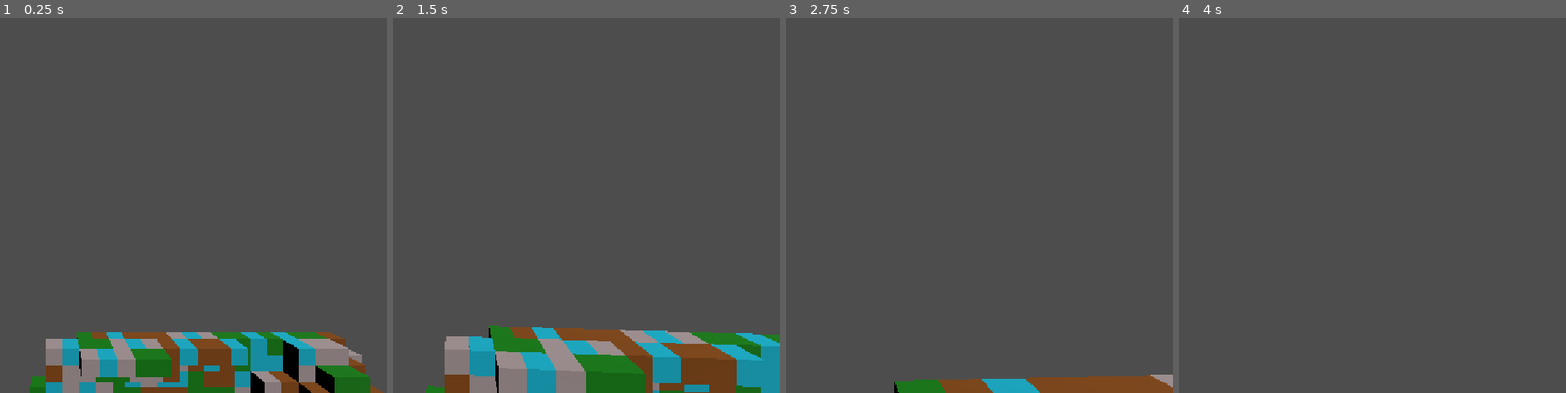
Above: before the commit, frames 1-4 (left to right).
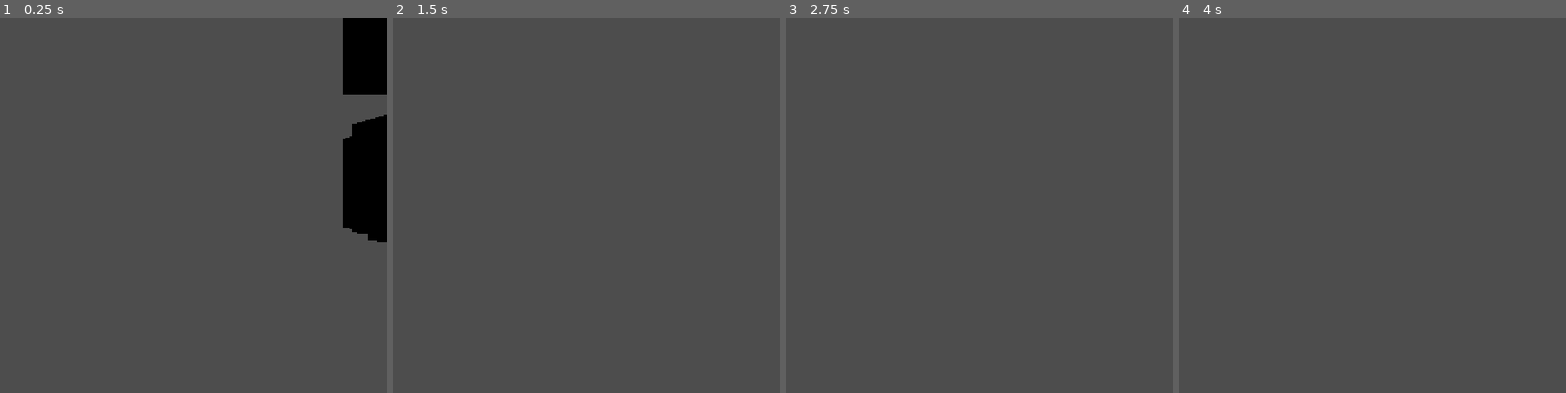
Above: after the commit, the same moments.

Repository: molnara/VoxelSandbox
Game: Godot game, scene res://world.tscn
Two runs of this game, one before a commit and one after it. Both use one fixed random seed, a clock stepped at 60 frames per second and the inputs below.
Inputs (mouse positions are in pixels of both pictures, inside the frame that each line leads up to):
- Up to frame 1 (0.25 s): no input
- Up to frame 2 (1.5 s): tap Enter (ui_accept) at 0.5, 0.77 s; move the mouse to (482, 205) at 0.52 s; hold Up (ui_up) from 0.53 s (still down); tap F (flying) at 0.6, 1.35 s; move the mouse to (412, 205) at 1.27 s
- Up to frame 3 (2.75 s): keep holding Up (ui_up); tap Enter (ui_accept) at 1.52 s; move the mouse to (855, 198) at 2.02 s; tap F (flying) at 2.1 s
- Up to frame 4 (4 s): keep holding Up (ui_up); move the mouse to (1225, 213) at 2.77 s; tap F (flying) at 2.85, 3.6 s; tap Enter (ui_accept) at 3.02, 3.5, 3.77 s; move the mouse to (1283, 209) at 3.52 s

The runs differ from the first frame. In frame 1, 19% of the frame differs, in the area x 7-100%, y 0-100%; in frame 2, 14%; in frame 3, 2.9%; in frame 4, nothing differs.

Commit message:
Optimize voxel terrain using an ArrayMesh https://www.youtube.com/watch?v=Pfqfr3zFyKI

Diff:
--- /dev/null
+++ b/mesh_instance_3d.gd
@@ -0,0 +1,95 @@
+extends MeshInstance3D
+
+@export var mat: Material
+
+@onready var collision_shape = $StaticBody3D/CollisionShape3D
+
+var surface_array: Array = []
+var vertices = PackedVector3Array()
+var normals = PackedVector3Array()
+var colors = PackedColorArray()
+
+var cube_vertices: Array[Vector3] = [
+	Vector3(-0.5, -0.5, 0.5),
+	Vector3(0.5, -0.5, 0.5),
+	Vector3(0.5, -0.5, -0.5),
+	Vector3(-0.5, -0.5, -0.5),
+	Vector3(-0.5, 0.5, 0.5),
+	Vector3(0.5, 0.5, 0.5),
+	Vector3(0.5, 0.5, -0.5),
+	Vector3(-0.5, 0.5, -0.5)
+]
+
+enum Face{BOTTOM, FRONT, RIGHT, TOP, LEFT, BACK}
+
+var face_indices: Dictionary[Face, Array] = {
+	Face.FRONT: [[0, 4, 5],[0, 5, 1]],
+	Face.BACK: [[2, 7, 3],[2, 6, 7]],
+	Face.LEFT: [[3, 7, 4],[3, 4, 0]],
+	Face.RIGHT: [[1, 5, 6],[1, 6, 2]],
+	Face.BOTTOM: [[0, 1, 2],[0, 2, 3]],
+	Face.TOP: [[4, 7, 6],[4, 6, 5]]
+}
+
+var face_normals: Dictionary[Face, Vector3] = {
+	Face.FRONT: Vector3(0, 0, 1),
+	Face.BACK: Vector3(0, 0, -1),
+	Face.LEFT: Vector3(-1, 0, 0),
+	Face.RIGHT: Vector3(1, 0, 0),
+	Face.BOTTOM: Vector3(0, -1, 0),
+	Face.TOP: Vector3(0, 1, 0)
+}
+
+# Used for debugging purposes, to visualize the faces of the mesh with different colors
+var face_colors: Dictionary[Face, Color] = {
+	Face.BOTTOM: Color.RED,
+	Face.FRONT: Color.ORANGE,
+	Face.RIGHT: Color.YELLOW,
+	Face.TOP: Color.GREEN,
+	Face.LEFT: Color.BLUE,
+	Face.BACK: Color.PURPLE
+}
+
+func _ready() -> void:
+	surface_array.resize(Mesh.ARRAY_MAX)
+
+func generate_mesh(data: Dictionary[Vector3, Color]) -> void:
+	for pos in data:
+		var color = data[pos]
+		if not has_neighbour(data, Face.FRONT, pos):
+			add_face(Face.FRONT, pos, color)
+		if not has_neighbour(data, Face.BACK, pos):
+			add_face(Face.BACK, pos, color)
+		if not has_neighbour(data, Face.LEFT, pos):
+			add_face(Face.LEFT, pos, color)
+		if not has_neighbour(data, Face.RIGHT, pos):
+			add_face(Face.RIGHT, pos, color)
+		if not has_neighbour(data, Face.TOP, pos):
+			add_face(Face.TOP, pos, color)
+		if not has_neighbour(data, Face.BOTTOM, pos):
+			add_face(Face.BOTTOM, pos, color)
+
+	commit_mesh()
+
+func has_neighbour(data: Dictionary[Vector3, Color], face: Face, pos: Vector3) -> bool:
+	var neighbour_pos = pos + face_normals[face]
+	if data.has(neighbour_pos): return true
+	return false
+
+func add_face(face: Face, pos: Vector3, color: Color) -> void:
+		var indices = face_indices[face]
+		for triangle in indices:
+			for index in triangle:
+				vertices.append(cube_vertices[index] + pos)
+				normals.append(face_normals[face])
+				colors.append(color)
+
+func commit_mesh() -> void:
+	surface_array[Mesh.ARRAY_VERTEX] = vertices
+	surface_array[Mesh.ARRAY_NORMAL] = normals
+	surface_array[Mesh.ARRAY_COLOR] = colors
+
+	mesh.add_surface_from_arrays(Mesh.PRIMITIVE_TRIANGLES, surface_array)
+	mesh.surface_set_material(0, mat)
+
+	collision_shape.shape = mesh.create_trimesh_shape()
--- a/world.gd
+++ b/world.gd
@@ -4,10 +4,10 @@
 @export_range(-1, 1) var cut_off: float = 0.5
 @export var colors: Array[Color]
 
-@onready var multi_mesh_instance: MultiMeshInstance3D = $MultiMeshInstance3D
+@onready var mesh_instance: MeshInstance3D = $MeshInstance3D
 
 var cubes: int = 0
-var data: Array[Vector3] = []
+var data: Dictionary[Vector3, Color] = {}
 
 func _ready() -> void:
 	Performance.add_custom_monitor("game/cubes", func(): return cubes)
@@ -22,13 +22,11 @@
 			for y in range(world_size.y):
 				var random = random_generator.get_noise_3d(x, y, z)
 				if random > cut_off:
-					data.append(Vector3(x, y, z))
+					data[Vector3(x, y, z)] = colors[y % colors.size()]
 
-	multi_mesh_instance.multimesh.instance_count = data.size()
 	cubes = data.size()
-	for i in range(multi_mesh_instance.multimesh.instance_count):
-		multi_mesh_instance.multimesh.set_instance_transform(i, Transform3D(Basis(), data[i]))
-		multi_mesh_instance.multimesh.set_instance_color(i, colors[randf() * colors.size()])
+
+	mesh_instance.generate_mesh(data)
 
 	var end_time = Time.get_ticks_usec()
 	var gen_time = (end_time - start_time) / 1000000.0
--- a/world.tscn
+++ b/world.tscn
@@ -2,20 +2,12 @@
 
 [ext_resource type="Script" uid="uid://ddm8yrrlhhppi" path="res://world.gd" id="1_f3sb7"]
 [ext_resource type="PackedScene" uid="uid://m7luxbbbfxfi" path="res://player.tscn" id="2_fj7yv"]
+[ext_resource type="Script" uid="uid://c7feilw7ywv3e" path="res://mesh_instance_3d.gd" id="3_tlwt5"]
 
-[sub_resource type="StandardMaterial3D" id="StandardMaterial3D_giaiw"]
-albedo_color = Color(0.14117648, 0.93333334, 0.18039216, 1)
+[sub_resource type="ArrayMesh" id="ArrayMesh_giaiw"]
 
-[sub_resource type="StandardMaterial3D" id="StandardMaterial3D_0ka8l"]
+[sub_resource type="StandardMaterial3D" id="StandardMaterial3D_tlwt5"]
 vertex_color_use_as_albedo = true
-
-[sub_resource type="BoxMesh" id="BoxMesh_vjk3b"]
-material = SubResource("StandardMaterial3D_0ka8l")
-
-[sub_resource type="MultiMesh" id="MultiMesh_giaiw"]
-transform_format = 1
-use_colors = true
-mesh = SubResource("BoxMesh_vjk3b")
 
 [node name="World" type="Node3D" unique_id=756835798]
 script = ExtResource("1_f3sb7")
@@ -23,18 +15,17 @@
 cut_off = 0.30000000000000004
 colors = Array[Color]([Color(0, 0.5176471, 0, 1), Color(0.6806449, 0.61666536, 0.6171363, 1), Color(0, 0.7294118, 0.8392157, 1), Color(0.5415435, 0.28871372, 0, 1)])
 
-[node name="DefaultCube" type="CSGBox3D" parent="." unique_id=1696944020]
-use_collision = true
-material = SubResource("StandardMaterial3D_giaiw")
-
-[node name="Camera3D" type="Camera3D" parent="." unique_id=1049762147]
-transform = Transform3D(1, 0, 0, 0, -4.371139e-08, 1, 0, -1, -4.371139e-08, 0, 45, 0)
-
 [node name="DirectionalLight3D" type="DirectionalLight3D" parent="." unique_id=631578937]
 transform = Transform3D(0.14644662, -0.8535533, 0.49999997, 0.49999997, 0.49999997, 0.70710677, -0.8535533, 0.14644662, 0.49999997, 0, 0, 0)
 
 [node name="Player" parent="." unique_id=851942102 instance=ExtResource("2_fj7yv")]
-transform = Transform3D(1, 0, 0, 0, 1, 0, 0, 0, 1, 16, 40, 16)
+transform = Transform3D(1, 0, 0, 0, 1, 0, 0, 0, 1, 5, 0, 5)
 
-[node name="MultiMeshInstance3D" type="MultiMeshInstance3D" parent="." unique_id=468735930]
-multimesh = SubResource("MultiMesh_giaiw")
+[node name="MeshInstance3D" type="MeshInstance3D" parent="." unique_id=913891903]
+mesh = SubResource("ArrayMesh_giaiw")
+script = ExtResource("3_tlwt5")
+mat = SubResource("StandardMaterial3D_tlwt5")
+
+[node name="StaticBody3D" type="StaticBody3D" parent="MeshInstance3D" unique_id=293864902]
+
+[node name="CollisionShape3D" type="CollisionShape3D" parent="MeshInstance3D/StaticBody3D" unique_id=1287477240]
Not shown, added: mesh_instance_3d.gd.uid
